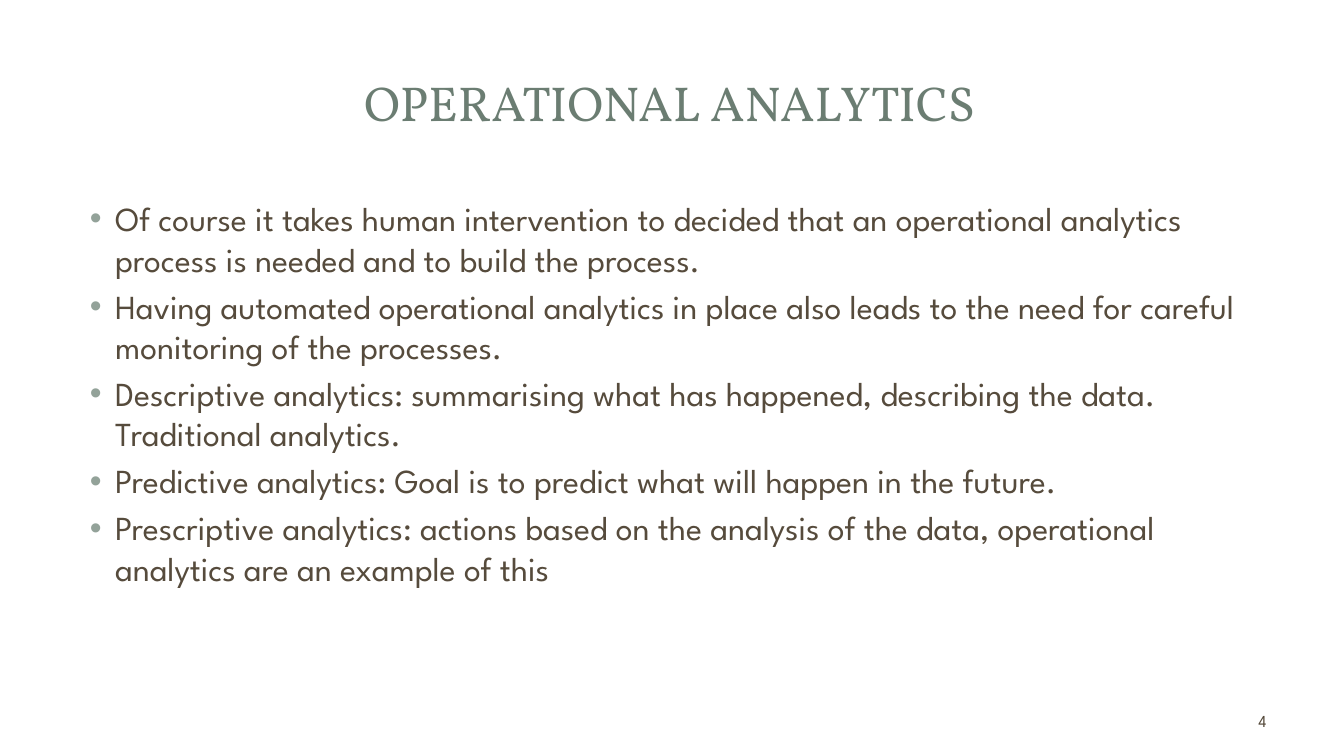
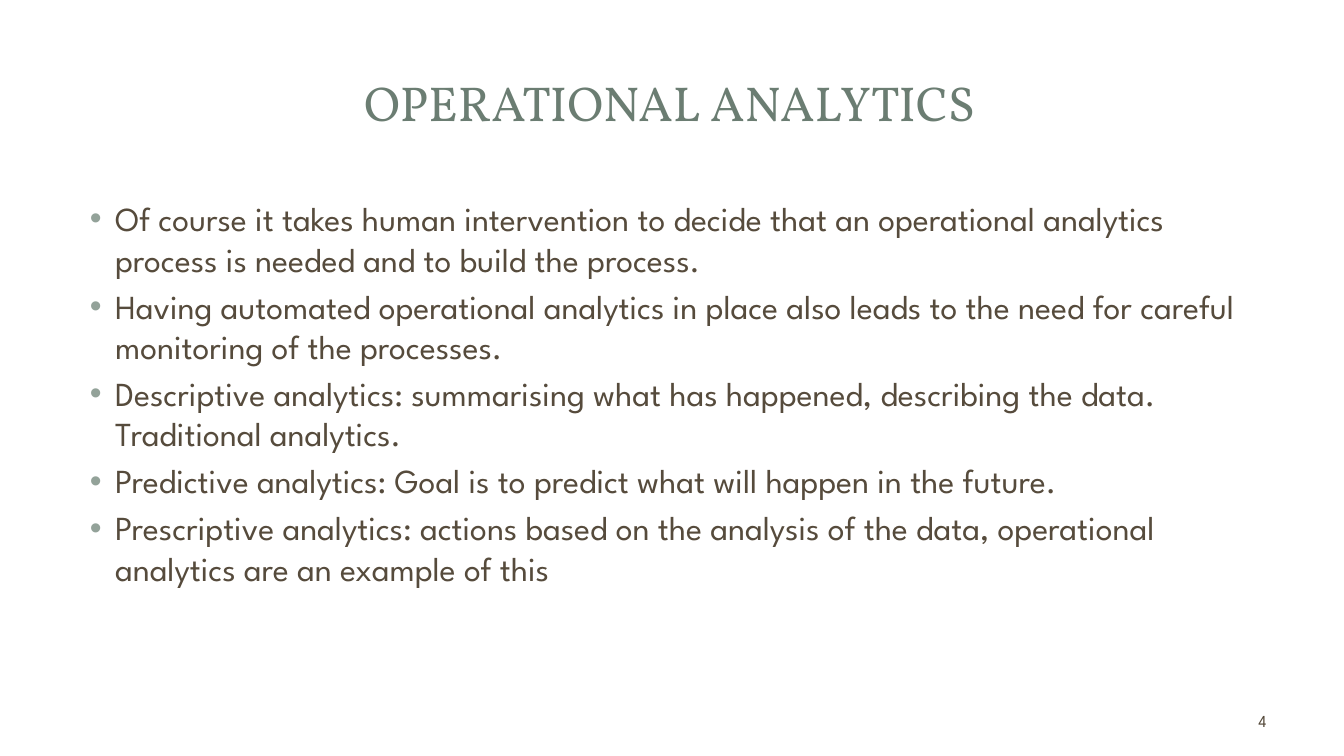
Before and after one commit to bsa-data-analytics/bsa-data-analytics.github.io, a slide deck: slide 4 of topic06/talk-2/BAII.pptx. Drawn at 1344x756 pixels with LibreOffice and Linux fonts; fonts in the diff are those of the drawing; background and template pictures are left out. Boxes give left, top, right and bottom in pixels: in the first picture for what was removed or moved away, otherwise in the second. Text is boxed around its words. In the diff, an @@ line names an element or a change of style, - is before the commit and + after.

```diff
--- a/topic06/talk-2/BAII.pptx
+++ b/topic06/talk-2/BAII.pptx
@@ text at (115, 207, 1164, 279): text changed @@
-• Of course it takes human intervention to decided that an operational analytics process is needed and to build the process.
+• Of course it takes human intervention to decide that an operational analytics process is needed and to build the process.
```
Also in this commit, not shown: 1 other slide changed, 6 other files.
